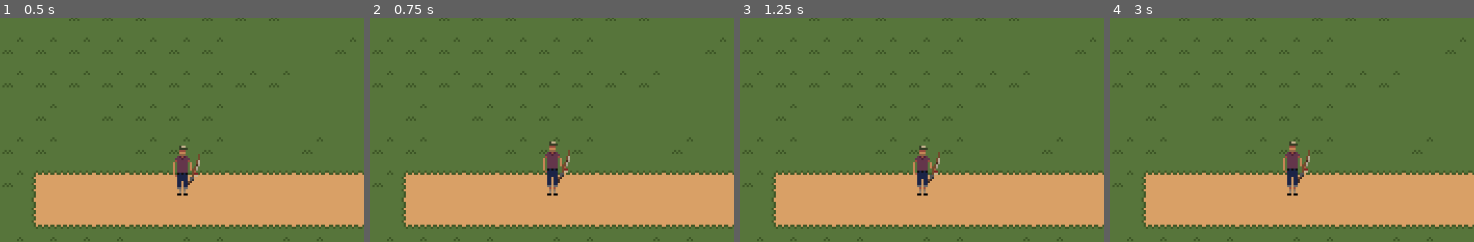
Above: before the commit, frames 1-4 (left to right).
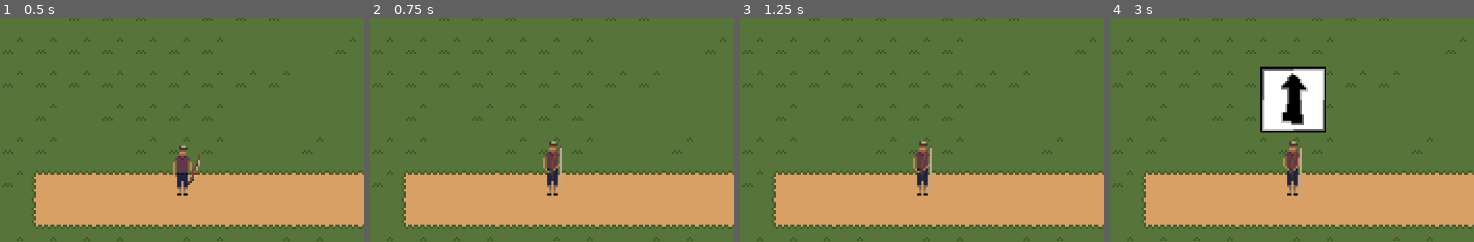
Above: after the commit, the same moments.

Repository: gilbertoknd/Something_Fishy_In_The_Woods
Game: Godot game, scene res://scenes/map.tscn
The game is run twice, just before and just after one commit, with the same random seed, the same clock (stepped at 60 frames per second) and the same inputs. The project has no main scene, so this scene is started directly.
Inputs (mouse positions are % of the whole screen's width and height, from its top left):
- Up to frame 1 (0.5 s): no input
- Up to frame 2 (0.75 s): move the mouse to (69, 45) at 0.52 s; hold Right (right, bound only after the commit) from 0.53 s (still down); click (69, 45) at 0.6 s
- Up to frame 3 (1.25 s): keep holding Right (right, bound only after the commit)
- Up to frame 4 (3 s): tap Enter at 1.25, 2.75 s; move the mouse to (23, 55) at 1.27 s; release Right (right, bound only after the commit) at 1.28 s; hold Down (down, bound only after the commit) 1.28-2.03 s; tap P (Pose) at 1.35 s; click (23, 55) at 1.55 s; tap Space at 2 s; move the mouse to (56, 28) at 2.02 s; hold Right (right, bound only after the commit) 2.03-2.78 s; hold Shift (Run) 2.03-2.78 s; click (56, 28) at 2.3 s; move the mouse to (40, 70) at 2.77 s; hold Up (up, bound only after the commit) from 2.78 s (still down); click (40, 70) at 2.85 s
The pictures show only the part of the screen within x 20-70%, y 16-66%; the shares and areas given below are measured in that part.

Frame 1 is identical in both runs. In frame 2, 0.4% of the frame differs, in the area x 47-55%, y 57-80%; in frame 3, 0.6%; in frame 4, 5.8%, in the area x 41-60%, y 21-80%.

Commit message:
save backup just in case
backup caso algo der errado na proxima  hora

Diff:
--- a/project.godot
+++ b/project.godot
@@ -64,6 +64,36 @@
 , Object(InputEventKey,"resource_local_to_scene":false,"resource_name":"","device":-1,"window_id":0,"alt_pressed":false …(186 unchanged characters)…
 ]
 }
+Clique_Esquerdo={
+"deadzone": 0.2,
+"events": [Object(InputEventMouseButton,"resource_local_to_scene":false,"resource_name":"","device":-1,"window_id":0,"alt_pressed":false,"shift_pressed":false,"ctrl_pressed":false,"meta_pressed":false,"button_mask":0,"position":Vector2(0, 0),"global_position":Vector2(0, 0),"factor":1.0,"button_index":1,"canceled":false,"pressed":false,"double_click":false,"script":null)
+]
+}
+Clique_Direto={
+"deadzone": 0.2,
+"events": [Object(InputEventMouseButton,"resource_local_to_scene":false,"resource_name":"","device":-1,"window_id":0,"alt_pressed":false,"shift_pressed":false,"ctrl_pressed":false,"meta_pressed":false,"button_mask":0,"position":Vector2(0, 0),"global_position":Vector2(0, 0),"factor":1.0,"button_index":2,"canceled":false,"pressed":false,"double_click":false,"script":null)
+]
+}
+up={
+"deadzone": 0.2,
+"events": [Object(InputEventKey,"resource_local_to_scene":false,"resource_name":"","device":-1,"window_id":0,"alt_pressed":false,"shift_pressed":false,"ctrl_pressed":false,"meta_pressed":false,"pressed":false,"keycode":0,"physical_keycode":4194320,"key_label":0,"unicode":0,"location":0,"echo":false,"script":null)
+]
+}
+down={
+"deadzone": 0.2,
+"events": [Object(InputEventKey,"resource_local_to_scene":false,"resource_name":"","device":-1,"window_id":0,"alt_pressed":false,"shift_pressed":false,"ctrl_pressed":false,"meta_pressed":false,"pressed":false,"keycode":0,"physical_keycode":4194322,"key_label":0,"unicode":0,"location":0,"echo":false,"script":null)
+]
+}
+left={
+"deadzone": 0.2,
+"events": [Object(InputEventKey,"resource_local_to_scene":false,"resource_name":"","device":-1,"window_id":0,"alt_pressed":false,"shift_pressed":false,"ctrl_pressed":false,"meta_pressed":false,"pressed":false,"keycode":0,"physical_keycode":4194319,"key_label":0,"unicode":0,"location":0,"echo":false,"script":null)
+]
+}
+right={
+"deadzone": 0.2,
+"events": [Object(InputEventKey,"resource_local_to_scene":false,"resource_name":"","device":-1,"window_id":0,"alt_pressed":false,"shift_pressed":false,"ctrl_pressed":false,"meta_pressed":false,"pressed":false,"keycode":0,"physical_keycode":4194321,"key_label":0,"unicode":0,"location":0,"echo":false,"script":null)
+]
+}
 
 [rendering]
 
--- a/scenes/objects/player.tscn
+++ b/scenes/objects/player.tscn
@@ -1,13 +1,21 @@
-[gd_scene load_steps=20 format=3 uid="uid://bx5n42qcksnv4"]
+[gd_scene load_steps=26 format=3 uid="uid://bx5n42qcksnv4"]
 
 [ext_resource type="Script" uid="uid://bfvuha1yjv1um" path="res://scripts/Objects/player.gd" id="1_a8lix"]
 [ext_resource type="Texture2D" uid="uid://vybcktffr1ej" path="res://assets/Sprites/fisherman_sheet.png" id="2_2147m"]
 [ext_resource type="PackedScene" uid="uid://dx8cpmui3u2bj" path="res://scenes/objects/FishOnHand.tscn" id="3_h5uus"]
+[ext_resource type="Texture2D" uid="uid://dp5lrjn0hdule" path="res://assets/Sprites/arrow_up.png" id="4_2rlf8"]
+[ext_resource type="Texture2D" uid="uid://smu54g7btgjk" path="res://assets/Sprites/arrow_down.png" id="5_0ay4w"]
+[ext_resource type="Texture2D" uid="uid://durvpy6e1agbx" path="res://assets/Sprites/arrow_left.png" id="6_tuhu7"]
+[ext_resource type="Texture2D" uid="uid://dqbp5cgkyc3fm" path="res://assets/Sprites/arrow_right.png" id="7_4c2uj"]
 
 [sub_resource type="CapsuleShape2D" id="CapsuleShape2D_2147m"]
 radius = 3.0
 height = 22.0
 
+[sub_resource type="AtlasTexture" id="AtlasTexture_ae4o8"]
+atlas = ExtResource("2_2147m")
+region = Rect2(112, 0, 16, 32)
+
 [sub_resource type="AtlasTexture" id="AtlasTexture_2147m"]
 atlas = ExtResource("2_2147m")
 region = Rect2(0, 0, 16, 32)
@@ -66,7 +74,10 @@
 
 [sub_resource type="SpriteFrames" id="SpriteFrames_4c2uj"]
 animations = [{
-"frames": [],
+"frames": [{
+"duration": 1.0,
+"texture": SubResource("AtlasTexture_ae4o8")
+}],
 "loop": true,
 "name": &"Idle_fishing",
 "speed": 5.0
@@ -139,6 +150,26 @@
 }],
 "loop": true,
 "name": &"walk",
+"speed": 5.0
+}]
+
+[sub_resource type="SpriteFrames" id="SpriteFrames_dunks"]
+animations = [{
+"frames": [{
+"duration": 1.0,
+"texture": ExtResource("4_2rlf8")
+}, {
+"duration": 1.0,
+"texture": ExtResource("5_0ay4w")
+}, {
+"duration": 1.0,
+"texture": ExtResource("6_tuhu7")
+}, {
+"duration": 1.0,
+"texture": ExtResource("7_4c2uj")
+}],
+"loop": true,
+"name": &"Arrows",
 "speed": 5.0
 }]
 
@@ -152,8 +183,7 @@
 [node name="AnimatedSprite2D" type="AnimatedSprite2D" parent="."]
 position = Vector2(0, -2)
 sprite_frames = SubResource("SpriteFrames_4c2uj")
-animation = &"show_pose"
-frame_progress = 0.776431
+animation = &"walk"
 
 [node name="Camera2D" type="Camera2D" parent="."]
 zoom = Vector2(3, 3)
@@ -162,3 +192,9 @@
 z_index = 9
 position = Vector2(8, -10)
 rotation = 1.59372
+
+[node name="Arrows" type="AnimatedSprite2D" parent="."]
+position = Vector2(0, -33)
+scale = Vector2(0.5, 0.5)
+sprite_frames = SubResource("SpriteFrames_dunks")
+animation = &"Arrows"
--- a/scripts/Globals/global.gd
+++ b/scripts/Globals/global.gd
@@ -1,6 +1,121 @@
 extends Node
 
+var player: CharacterBody2D = null
 var player_points: int = 0
 var current_fish_on_bait: FishInstance
-var last_caught_fish:= FishInstance.new()
+var last_caught_fish := FishInstance.new()
 var caught_fish: Array = []
+
+# Estados e timers
+var fishing_timer := 0.0
+var fishing_time_limit := 0.0
+var waiting_fish_alert := false
+var minigame_active := false
+var reaction_timer := 0.0
+var reaction_timeout := 4.0
+var current_clicks := 0
+var required_clicks := 0
+var expected_arrow := ""
+var arrow_sprites := ["up", "down", "left", "right"]
+
+func _process(delta):
+	if player == null:
+		return
+
+	match player.get_current_action():
+		"fishing":
+			if not waiting_fish_alert:
+				fishing_time_limit = randf_range(1, 4)
+				fishing_timer = 0.0
+				waiting_fish_alert = true
+				print("Pescando... peixe pode morder em %.2f segundos" % fishing_time_limit)
+			else:
+				fishing_timer += delta
+				if fishing_timer >= fishing_time_limit:
+					trigger_fish_on_bait()
+
+		"fish_on_bait":
+			start_minigame()
+			player.current_action="in_fish_minigame"
+
+		"in_fish_minigame":
+			handle_minigame(delta)
+
+func trigger_fish_on_bait():
+	waiting_fish_alert = false
+	player.current_action = "fish_on_bait"
+	var quality = randi_range(1, 6)
+	var weight = randf_range(0.5, 6.5)
+	var keys = FishDatabase.DATA.keys()
+	var fish_id = keys[randi() % keys.size()]
+	current_fish_on_bait = FishInstance.new(fish_id, weight, quality)
+	required_clicks = quality * 2
+	print("Peixe mordendo! Qualidade: %d | Clique para iniciar minigame" % quality)
+
+func start_minigame():
+	print("minigame começou") # DEBUG
+	player.current_action = "in_fish_minigame"
+	minigame_active = true
+	current_clicks = 0
+	reaction_timer = 0.0
+	next_arrow()
+
+func next_arrow():
+	reaction_timer = 0.0
+	expected_arrow = arrow_sprites[randi() % arrow_sprites.size()]
+	print("Seta sorteada: ", expected_arrow)
+
+	# Atualiza o sprite do jogador
+	var arrow_sprite = player.get_node("Arrows") as AnimatedSprite2D
+	arrow_sprite.visible = true
+	arrow_sprite.scale = Vector2(1, 1)  # Reset escala inicial
+
+	match expected_arrow:
+		"up":
+			arrow_sprite.frame = 0
+		"down":
+			arrow_sprite.frame = 1
+		"left":
+			arrow_sprite.frame = 2
+		"right":
+			arrow_sprite.frame = 3
+
+
+func handle_minigame(delta):
+	if not minigame_active:
+		return
+
+	reaction_timer += delta
+
+	# Reduz escala ao longo do tempo
+	var arrow_sprite = player.get_node("Arrows") as AnimatedSprite2D
+	var t = reaction_timer / reaction_timeout
+	arrow_sprite.scale = Vector2(1 - 0.5 * t, 1 - 0.5 * t)
+
+	if reaction_timer > reaction_timeout:
+		print("Tempo esgotado! Perdeu o peixe.")
+		end_minigame(false)
+		return
+
+	if Input.is_action_just_pressed(expected_arrow):
+		current_clicks += 1
+		print("Acertou ", expected_arrow, "! [%d / %d]" % [current_clicks, required_clicks])
+		if current_clicks >= required_clicks:
+			end_minigame(true)
+		else:
+			next_arrow()
+
+func end_minigame(success: bool):
+	minigame_active = false
+	player.current_action = "none"
+
+	var arrow_sprite = player.get_node("Arrows") as AnimatedSprite2D
+	arrow_sprite.visible = false
+
+	if success:
+		last_caught_fish = current_fish_on_bait
+		caught_fish.append(last_caught_fish)
+		player_points += last_caught_fish.price
+		print("Pescou um peixe de R$ %.2f! Total de pontos: %d" % [last_caught_fish.price, player_points])
+	else:
+		print("O peixe escapou!")
--- a/scripts/Objects/player.gd
+++ b/scripts/Objects/player.gd
@@ -8,8 +8,10 @@
 
 @onready var fishOnHand := $FishOnHand
 @onready var sprite := $AnimatedSprite2D
-
+@onready var Arrows := $Arrows
 func _ready():
+	Global.player=self
+	Arrows.visible= false
 	fishOnHand.visible = false  # Esconde o peixe ao iniciar
 
 func _physics_process(delta):
@@ -45,14 +47,25 @@
 	if Input.is_action_just_released("Pose"):
 		current_action="none"
 
+	if Input.is_action_just_pressed("Clique_Esquerdo") and not current_action in ["fish_on_bait","in_fish_minigame"]:
+		is_fishing=true
+		current_action="fishing"
+
+
+
+	if not current_action in ["fish_on_bait","in_fish_minigame", "fishing"]:
+		is_fishing = false
+
 	if input_vec != Vector2.ZERO:
 		current_action = "moving"
 		input_vec = input_vec.normalized()
 		velocity = input_vec * SPEED
 	else:
 		velocity = Vector2.ZERO
-		if not current_action in ["posing", "fishing", "sleeping"]:
+		if not current_action in ["posing","fish_on_bait","in_fish_minigame", "fishing", "sleeping"]:
 			current_action = "none"
+
+
 
 	move_and_slide()
 	play_animation()
@@ -68,6 +81,19 @@
 		can_move=false
 		sprite.play("show_pose")
 
+	if current_action =="fishing":
+		can_move=false
+		sprite.play("Idle_fishing")
+
+	if current_action =="fish_on_bait":
+		can_move=false
+		sprite.play("alert_fishing")
+
+	if current_action =="in_fish_minigame":
+		can_move=false
+		sprite.play("pull_fishing")
+
+
 	if current_action =="moving":
 		match current_dir:
 			"right":
@@ -80,3 +106,6 @@
 				sprite.play("walk")
 	if current_action=="none":
 		sprite.play("Idle_front")
+
+func get_current_action()->String:
+	return current_action
